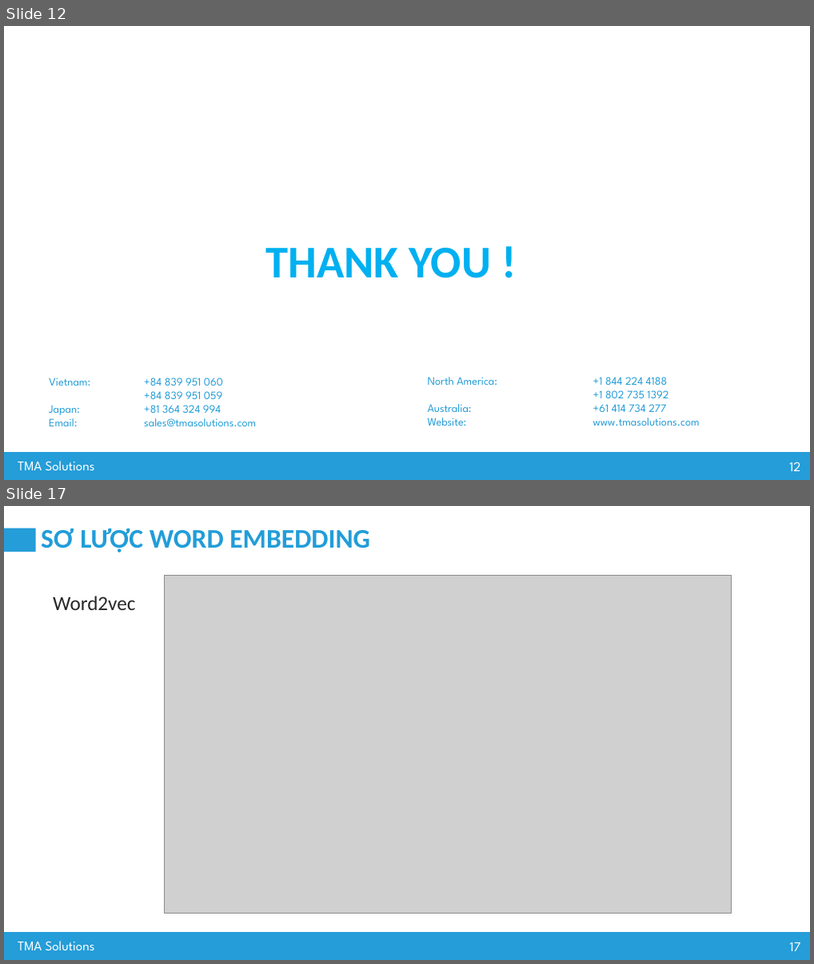
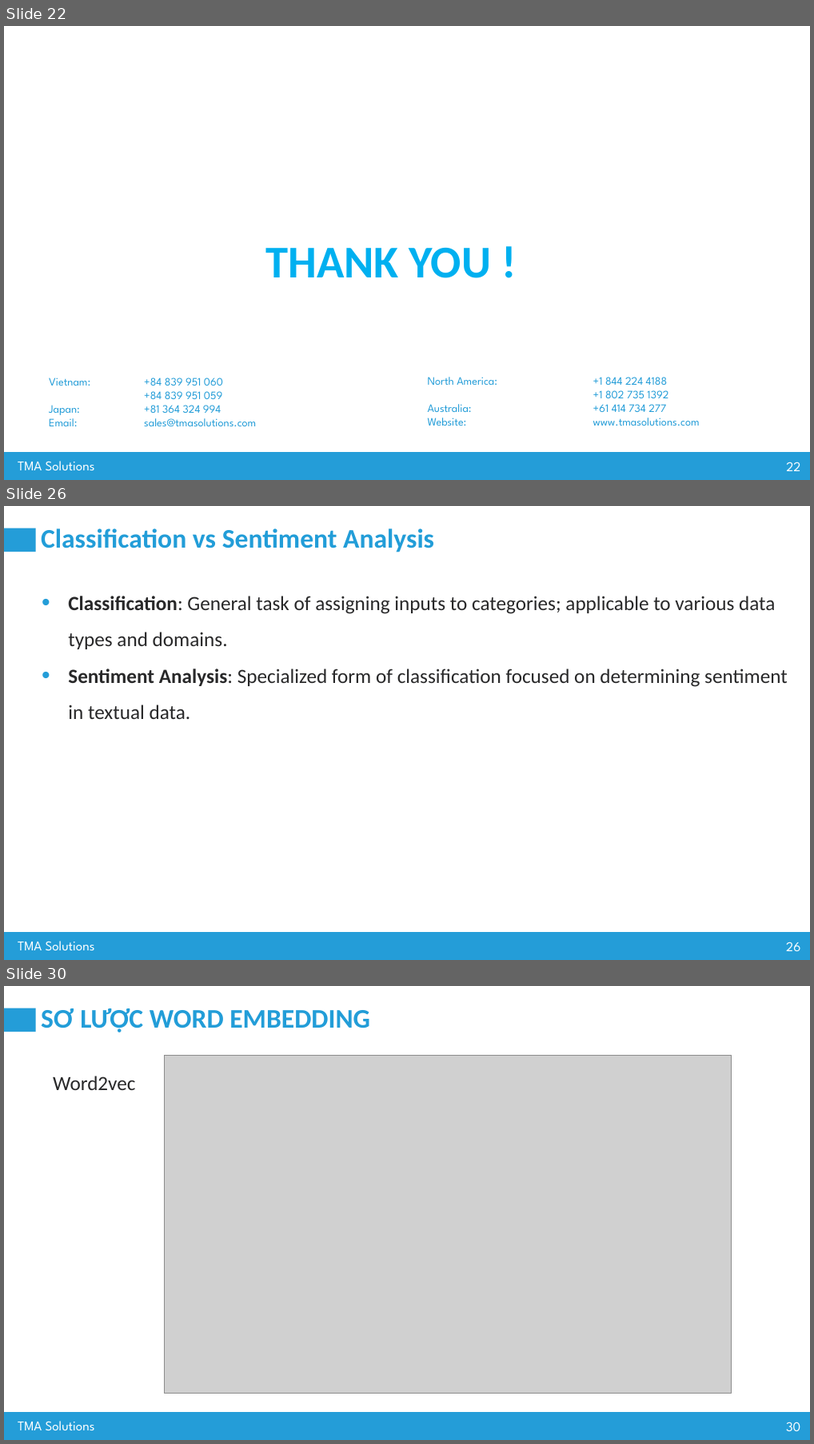
Before and after one commit to nguyenvanhuy0612/DL-1, a slide deck: Workshop-3_AI Advance Training_Group 80.pptx. Shown one above the other, each under a label of ours: slides 12 and 17 before the commit, slides 22, 26 and 30 after it; the slides between them are not shown. The pictures are 814x964 and 814x1444 pixels, drawn with LibreOffice and Linux fonts; fonts in the diff are those of the drawing; grey boxes stand for pictures; background and template pictures are left out. Boxes give left, top, right and bottom in pixels: in the first picture for what was removed or moved away, otherwise in the second. Text is boxed around its words. In the diff, an @@ line names an element or a change of style, - is before the commit and + after.

```diff
--- a/Workshop-3_AI Advance Training_Group 80.pptx
+++ b/Workshop-3_AI Advance Training_Group 80.pptx
@@ slide 26 added at (x1=4, y1=506, x2=810, y2=960), background #FFFFFF; not listed: 4 template elements that a slide beside it also shows @@
@@ title added at (x1=41, y1=528, x2=434, y2=552), 32 pt, text #229DD8, bold @@
+Classification vs Sentiment Analysis
@@ text added at (x1=68, y1=596, x2=788, y2=719), 24 pt, text #282829 @@
+• Classification: General task of assigning inputs to categories; applicable to various data types and domains.
+• Sentiment Analysis: Specialized form of classification focused on determining sentiment in textual data.
@@ what was slide 12 is now slide 22 @@
@@ page number at (x1=786, y1=461, x2=801, y2=471): text changed @@
-12
+22
@@ what was slide 17 is now slide 30 @@
@@ page number at (x1=786, y1=1421, x2=801, y2=1431): text changed @@
-17
+30
```
Also in this commit, not shown: 6 slides changed, 12 other slides added, 5 other files.
